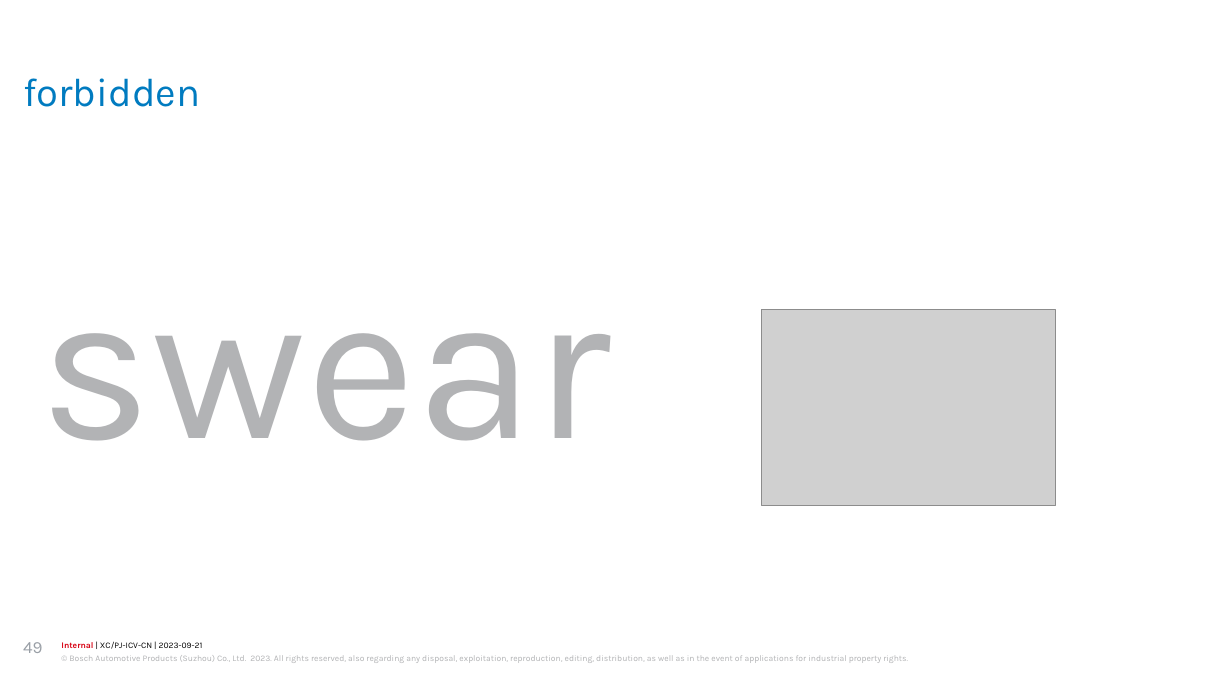
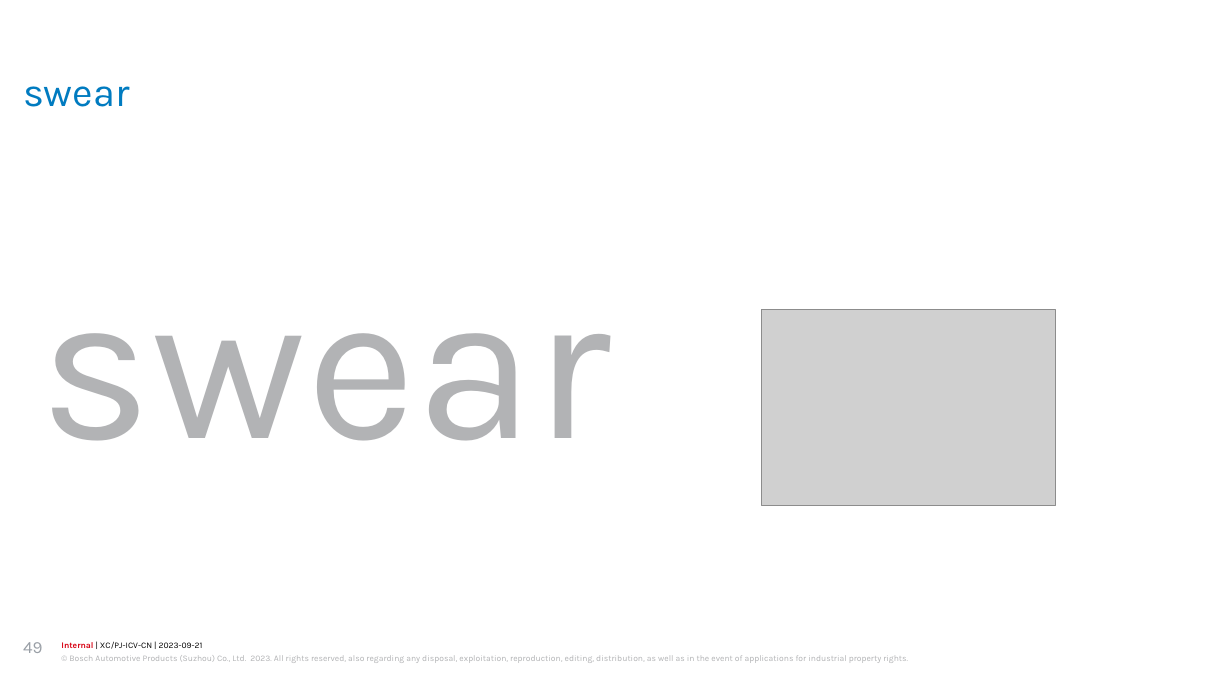
Before and after one commit to jiangyigithub/atomic-habit, a slide deck: slide 49 of longman 3000.pptx. Drawn at 1232x693 pixels with LibreOffice and Linux fonts; fonts in the diff are those of the drawing; grey boxes stand for pictures; background and template pictures are left out. Boxes give left, top, right and bottom in pixels: in the first picture for what was removed or moved away, otherwise in the second. Text is boxed around its words. In the diff, an @@ line names an element or a change of style, - is before the commit and + after.

```diff
--- a/longman 3000.pptx
+++ b/longman 3000.pptx
@@ title at [23, 86, 130, 107]: text changed @@
-forbidden
+swear
```
Also in this commit, not shown: 6 other files.
